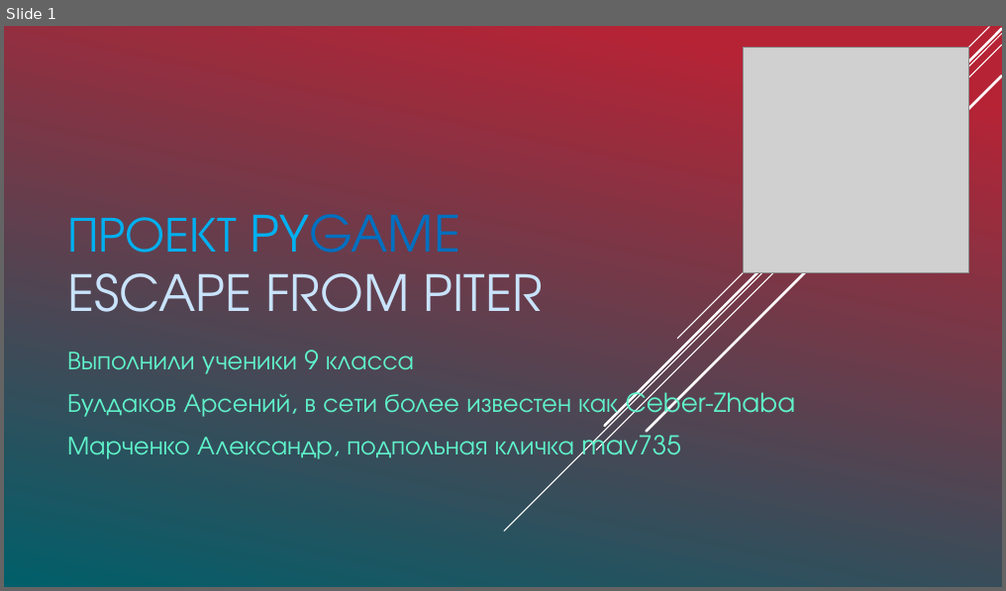
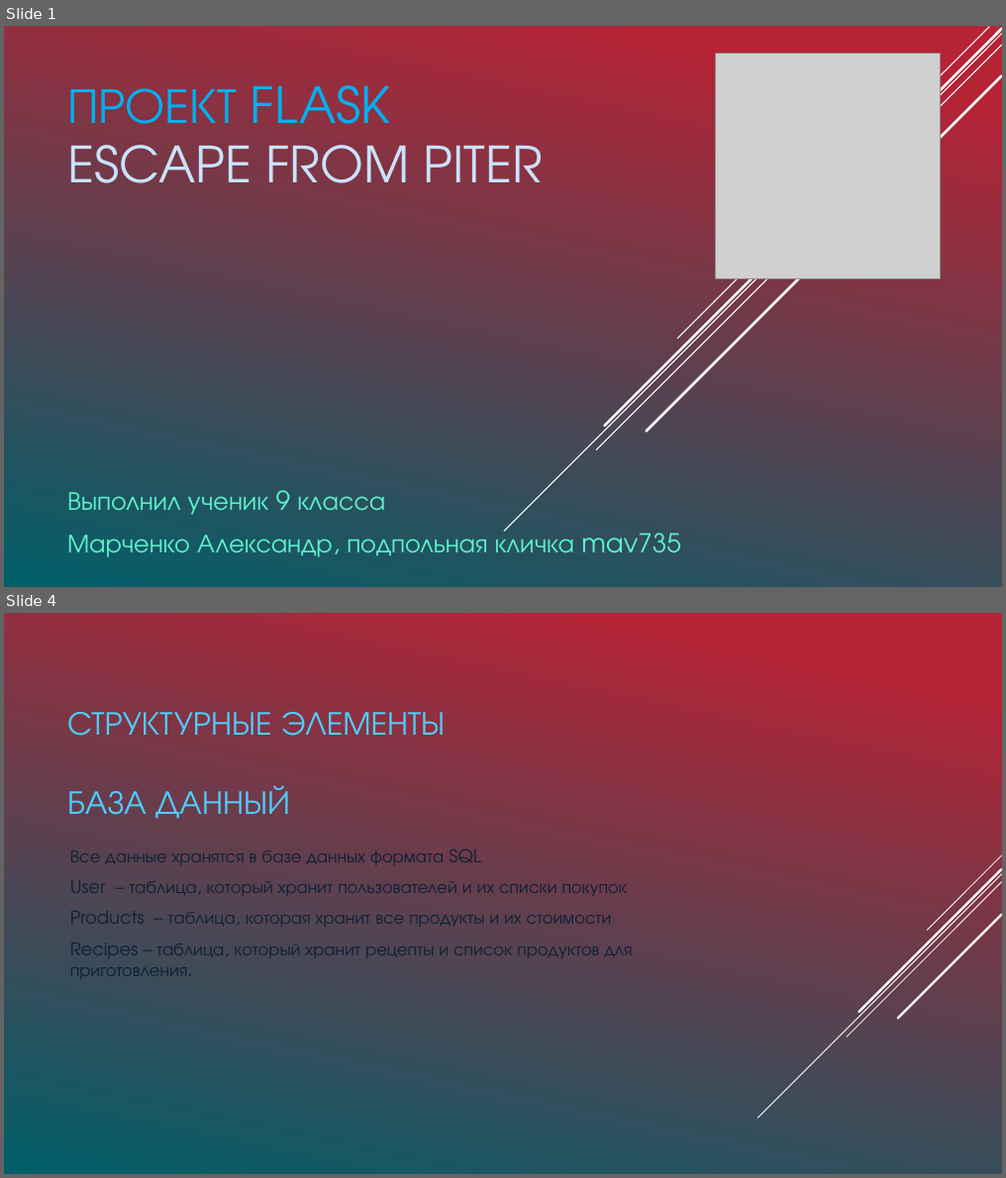
Before and after one commit to mav735/FlaskProject, a slide deck: Проект.pptx. Shown one above the other, each under a label of ours: slide 1 before the commit, slides 1 and 4 after it; the slides between them are not shown. The pictures are 1006x591 and 1006x1178 pixels, drawn with LibreOffice and Linux fonts; fonts in the diff are those of the drawing; grey boxes stand for pictures. Boxes give left, top, right and bottom in pixels: in the first picture for what was removed or moved away, otherwise in the second. Text is boxed around its words. In the diff, an @@ line names an element or a change of style, - is before the commit and + after.

```diff
--- a/Проект.pptx
+++ b/Проект.pptx
@@ slide 4 added at [4,613,1002,1174], background gradient #B62436 to #00606A @@
@@ title added at [67,712,445,819], 32 pt, text #4FCEFF @@
+СТРУКТУРНЫЕ ЭЛЕМЕНТЫ
+БАЗА ДАННЫЙ
@@ text added at [70,850,632,976], 17 pt, text #0C2036 @@
+  Все данные хранятся в базе данных формата SQL
+  User – таблица, который хранит пользователей и их списки покупок
+  Products – таблица, которая хранит все продукты и их стоимости
+  Recipes – таблица, который хранит рецепты и список продуктов для приготовления.
@@ group added at [757,856,1002,1118]: 5 lines @@
@@ slide 1 changed as well @@
@@ picture: place and size @@
-picture at [743,48,968,274]
+picture at [715,54,941,279]
@@ title at [67,85,542,183]: text changed @@
-ПРОЕКТ PYGAME
-ESCAPE FROM PITER
+ПРОЕКТ FLASK
+ESCAPE FROM PITER
@@ subtitle "Выполнил ученик 9 класса": place and size @@
-subtitle "Выполнил ученик 9 класса" at [67,350,796,462]
+subtitle "Выполнил ученик 9 класса" at [67,490,681,558]
@@ subtitle at [67,490,385,515]: text changed @@
-Выполнили ученики 9 класса
-Булдаков Арсений, в сети более известен как Ceber-Zhaba
+Выполнил ученик 9 класса
```
Also in this commit, not shown: 1 other slide changed, 1 other slide added, 7 slides removed.
